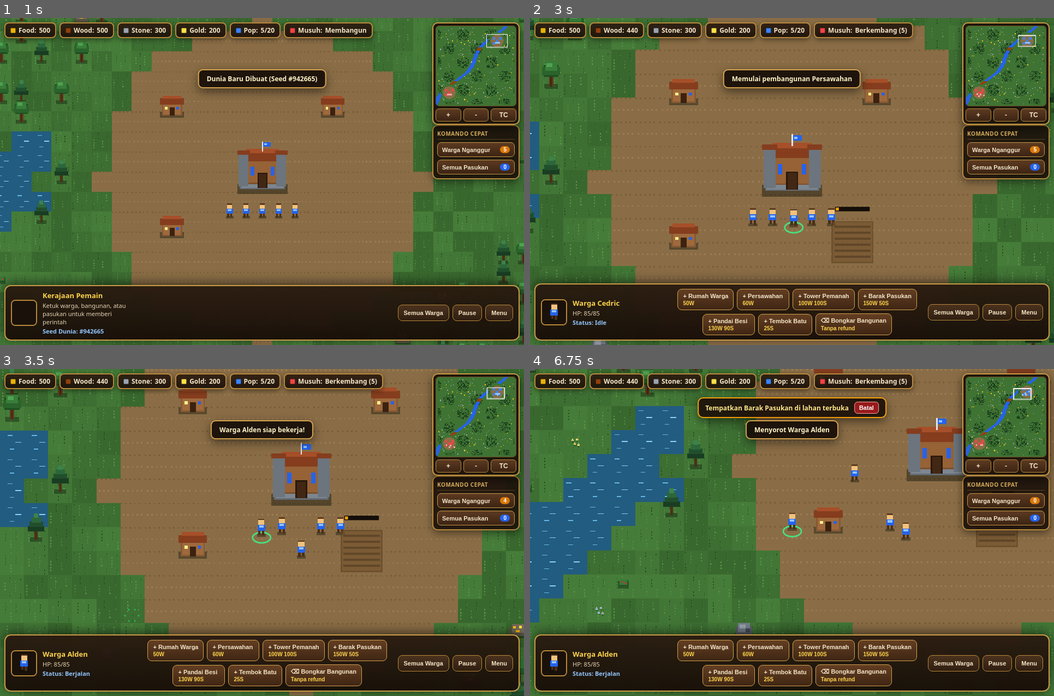
Above: before the commit, frames 1-4 (two rows, left to right).
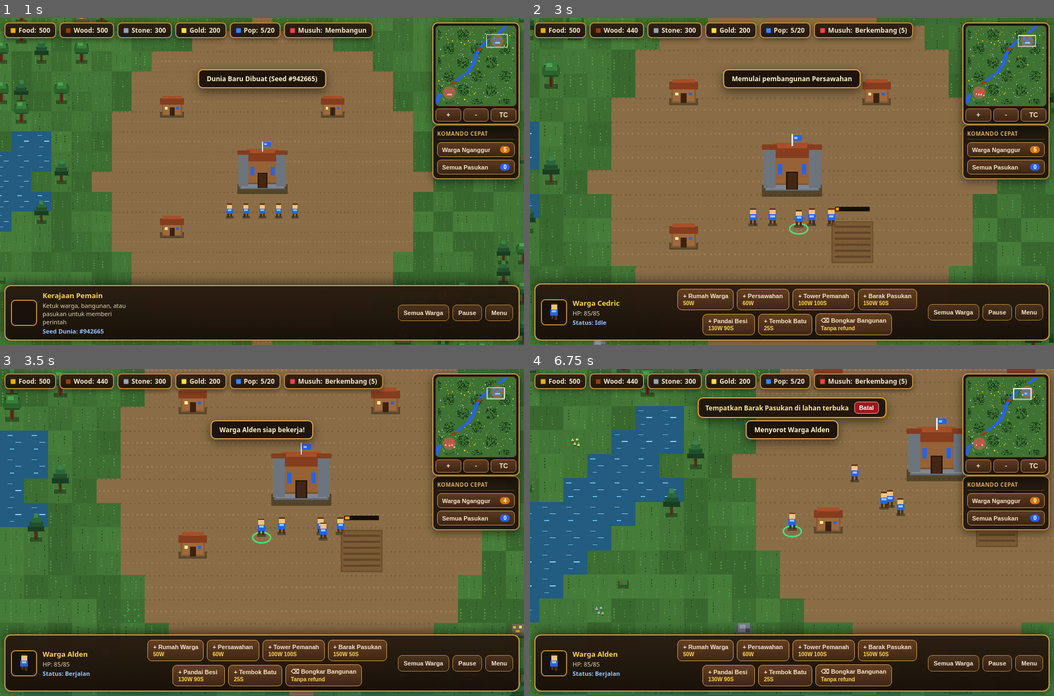
Above: after the commit, the same moments.

Repository: vexelkang-cell/gamepai
Game: browser game, page games/kingdom-war-2d/index.html
Same seed, same stepped clock (60 frames per second), same inputs: the game is played once before the commit and once after it.
Inputs (mouse positions are in pixels of both pictures, inside the frame that each line leads up to):
- Up to frame 1 (1 s): click "NEW GAME" at 0.27 s
- Up to frame 2 (3 s): click (792, 214) at 1.07 s; click "+ Persawahan 60W" at 1.27 s; click (687, 148) at 1.67 s; click "+" at 1.87 s; press the mouse at (896, 132) at 2.27 s; release the mouse at (792, 116) at 2.4 s; click "TC" at 2.47 s; click (870, 246) at 2.87 s
- Up to frame 3 (3.5 s): click "Warga Nganggur 4" at 3.07 s; click (131, 614) at 3.47 s
- Up to frame 4 (6.75 s): click "+ Tembok Batu 25S" at 3.67 s; press the mouse at (792, 467) at 4.07 s; release the mouse at (739, 646) at 4.2 s; click "⌫ Bongkar Bangunan Tanpa refu…" at 4.27 s; click (949, 548) at 4.67 s; click "Semua Warga" at 4.87 s; click (634, 532) at 5.27 s; click "Semua Pasukan 0" at 5.47 s; press the mouse at (739, 646) at 5.87 s; release the mouse at (687, 499) at 6 s; click "+ Barak Pasukan 150W 50S" at 6.07 s; click (844, 418) at 6.47 s; click "Warga Nganggur 0" at 6.67 s

Frame 1 is identical in both runs. In frame 2, 0.2% of the frame differs, in the area x 48-87%, y 23-67%; in frame 3, 0.2%; in frame 4, 0.4%, in the area x 66-96%, y 6-53%.

Commit message:
Allow worker units to overlap each other

Diff:
--- a/games/kingdom-war-2d/index.html
+++ b/games/kingdom-war-2d/index.html
@@ -2030,6 +2030,8 @@
         for (const group of groups) {
           for (const other of group) {
             if (other === this || other.hp <= 0) continue;
+            // Warga pekerja boleh berbagi tile dengan sesama pekerja.
+            if (this.type === "worker" && other.type === "worker") continue;
             const c = clampTile(other.x, cols);
             const r = clampTile(other.y, rows);
             occupied[r * cols + c] = 1;
@@ -2172,6 +2174,8 @@
           for (let i = 0; i < units.length; i++) {
             const other = units[i];
             if (other === this || other.hp <= 0) continue;
+            // Sesama pekerja tidak saling menghalangi; tabrakan dengan tentara tetap dicegah.
+            if (this.type === "worker" && other.type === "worker") continue;
 
             const dx = nx - other.x;
             const dy = ny - other.y;
